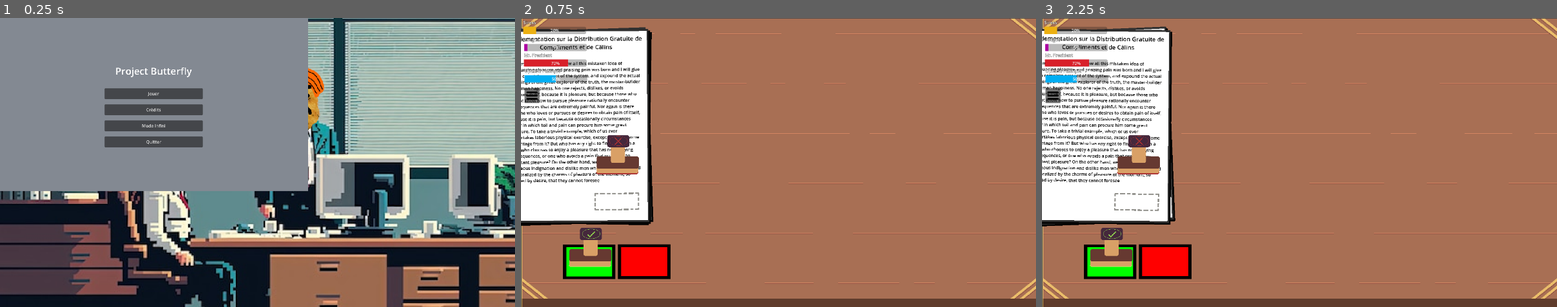
Above: before the commit, frames 1-3 (left to right).
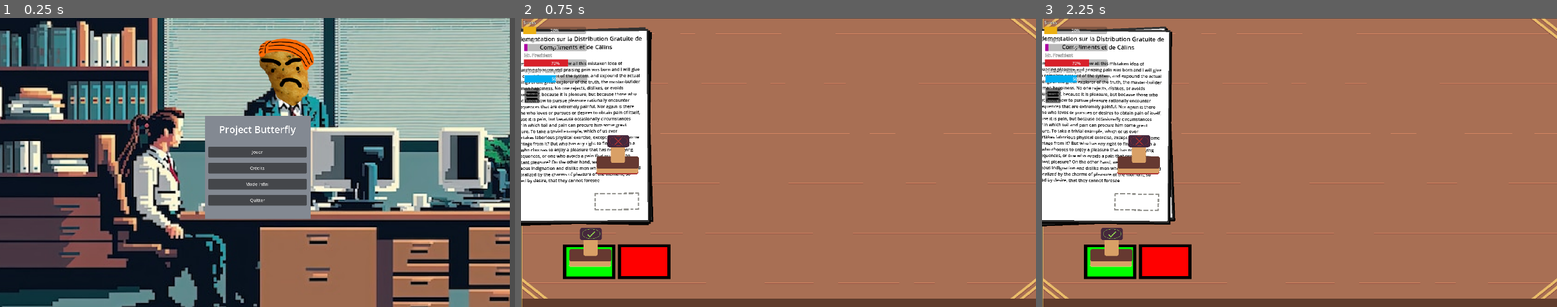
Above: after the commit, the same moments.

Repository: Shiro-zero/projecbutterfly
Game: Godot game, scene res://Menu.tscn
Two runs of this game, one before a commit and one after it. Both use one fixed random seed, a clock stepped at 60 frames per second and the inputs below.
Inputs (mouse positions are in pixels of both pictures, inside the frame that each line leads up to):
- Up to frame 1 (0.25 s): no input
- Up to frame 2 (0.75 s): click "Jouer" at 0.5 s
- Up to frame 3 (2.25 s): click (1052, 96) at 1.25 s; click "Jouer" at 2 s

The runs differ from the first frame. In frame 1, 73% of the frame differs, in the area x 0-100%, y 0-100%; in frame 2, nothing differs; in frame 3, nothing differs.

Commit message:
Update Menu.tscn

Diff:
--- a/Menu.tscn
+++ b/Menu.tscn
@@ -17,30 +17,33 @@
 metadata/_edit_lock_ = true
 
 [node name="Camera2D" type="Camera2D" parent="."]
-position = Vector2(576, 324)
+position = Vector2(1001, 643)
 
 [node name="ColorRect" type="ColorRect" parent="."]
 layout_mode = 0
-offset_right = 1152.0
-offset_bottom = 648.0
+offset_left = 806.0
+offset_top = 468.0
+offset_right = 1200.0
+offset_bottom = 854.0
 color = Color(0.512023, 0.535367, 0.570889, 1)
 
 [node name="Label" type="Label" parent="."]
 custom_minimum_size = Vector2(1152, 0)
 layout_mode = 0
-offset_top = 175.0
-offset_right = 1152.0
-offset_bottom = 225.0
+offset_left = 425.0
+offset_top = 494.0
+offset_right = 1577.0
+offset_bottom = 544.0
 text = "Project Butterfly"
 label_settings = SubResource("LabelSettings_lthh4")
 horizontal_alignment = 1
 
 [node name="MarginContainer" type="MarginContainer" parent="."]
 layout_mode = 0
-offset_left = 393.0
-offset_top = 51.0
-offset_right = 759.0
-offset_bottom = 699.0
+offset_left = 818.0
+offset_top = 370.0
+offset_right = 1184.0
+offset_bottom = 1018.0
 
 [node name="VBoxContainer" type="VBoxContainer" parent="MarginContainer"]
 layout_mode = 2
@@ -67,10 +70,6 @@
 layout_mode = 2
 text = "Quitter"
 
-[node name="Camera2D" type="Camera2D" parent="."]
-position = Vector2(963, 542)
-metadata/_edit_lock_ = true
-
 [node name="Titlescreen" type="Sprite2D" parent="."]
 z_index = -1
 position = Vector2(965.5, 604.375)
